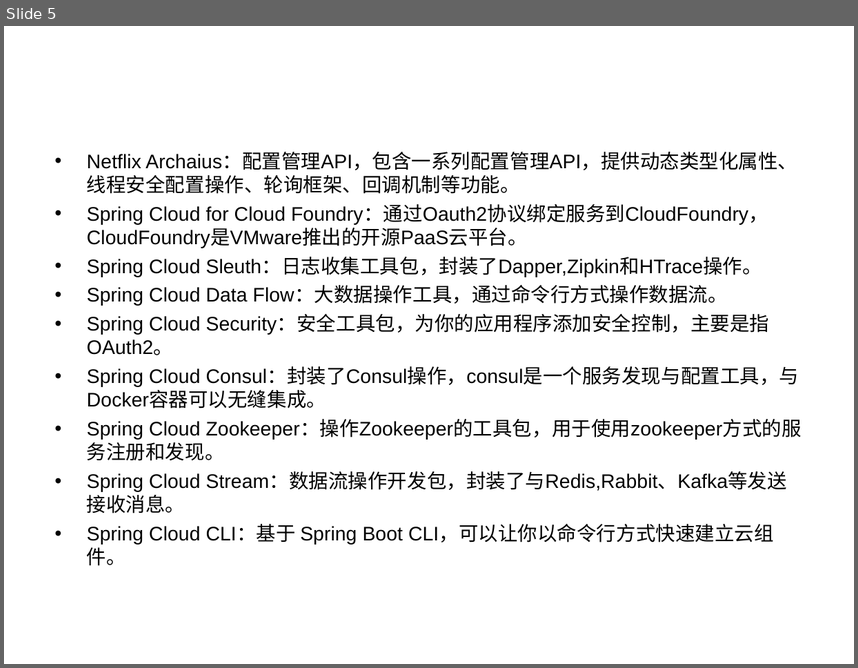
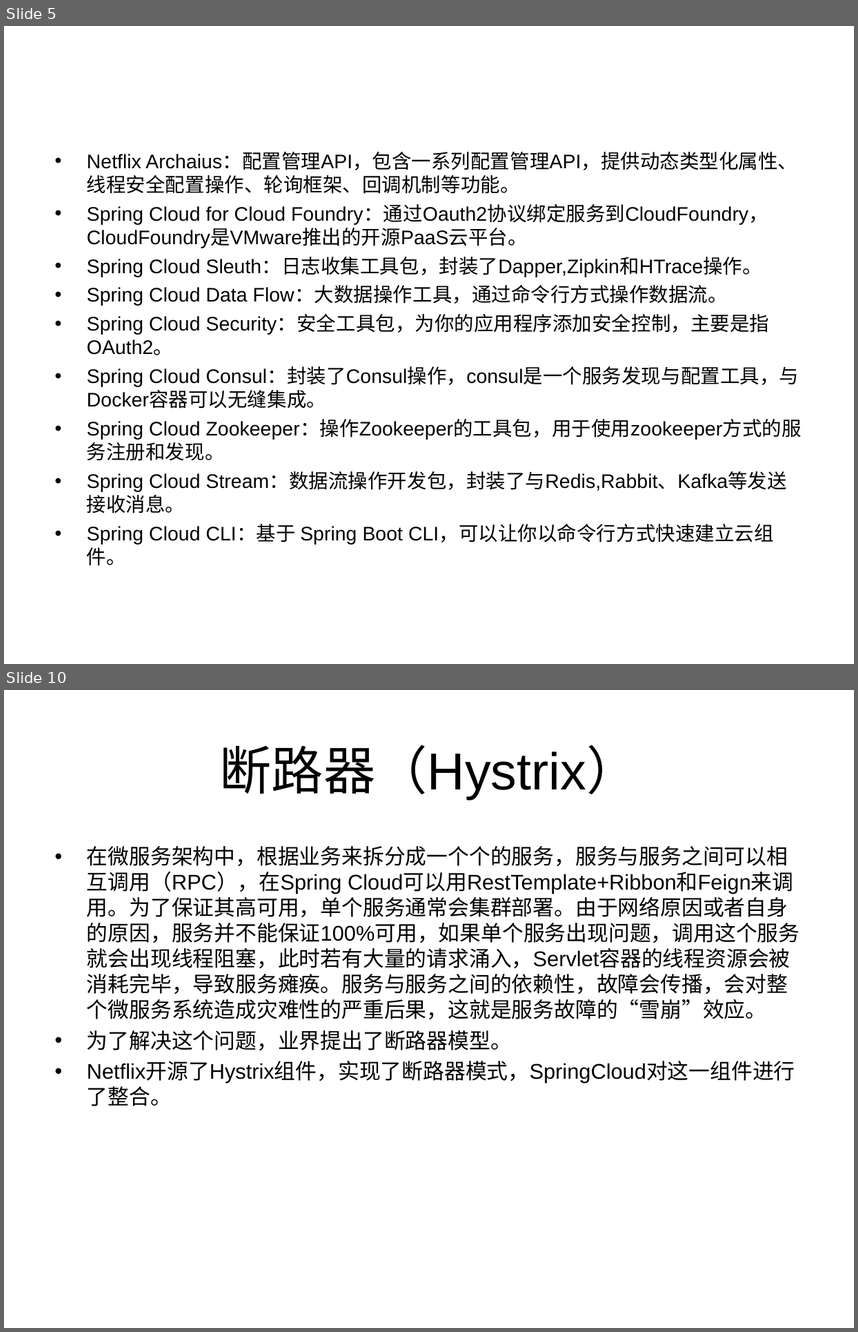
Before and after one commit to xingxingtx/SpringCloud, a slide deck: SpringCloud.ppt. Shown one above the other, each under a label of ours: slide 5 before the commit, slides 5 and 10 after it; the slides between them are not shown. The pictures are 858x668 and 858x1332 pixels, drawn with LibreOffice and Linux fonts; fonts in the diff are those of the drawing. Boxes give left, top, right and bottom in pixels: in the first picture for what was removed or moved away, otherwise in the second. Text is boxed around its words. In the diff, an @@ line names an element or a change of style, - is before the commit and + after.

Commit message:
springcloud

```diff
--- a/SpringCloud.ppt
+++ b/SpringCloud.ppt
@@ slide 10 added at (x1=4, y1=690, x2=854, y2=1328), background #FFFFFF @@
@@ title added at (x1=219, y1=745, x2=638, y2=800), 44 pt, text #000000 @@
+断路器（Hystrix）
@@ text added at (x1=87, y1=846, x2=800, y2=1106), 18 pt, text #000000 @@
+• 在微服务架构中，根据业务来拆分成一个个的服务，服务与服务之间可以相互调用（RPC），在Spring Cloud可以用RestTemplate+Ribbon和Feign来调用。为了保证其高可用，单个服务通常会集群部署。由于网络原因或者自身的原因，服务并不能保证100%可用，如果单个服务出现问题，调用这个服务就会出现线程阻塞，此时若有大量的请求涌入，Servlet容器的线程资源会被消耗完毕，导致服务瘫痪。服务与服务之间的依赖性，故障会传播，会对整个微服务系统造成灾难性的严重后果，这就是服务故障的“雪崩”效应。
+• 为了解决这个问题，业界提出了断路器模型。
+• Netflix开源了Hystrix组件，实现了断路器模式，SpringCloud对这一组件进行了整合。
```
Also in this commit, not shown: 1 slide changed, 5 other slides added, 26 other files.
